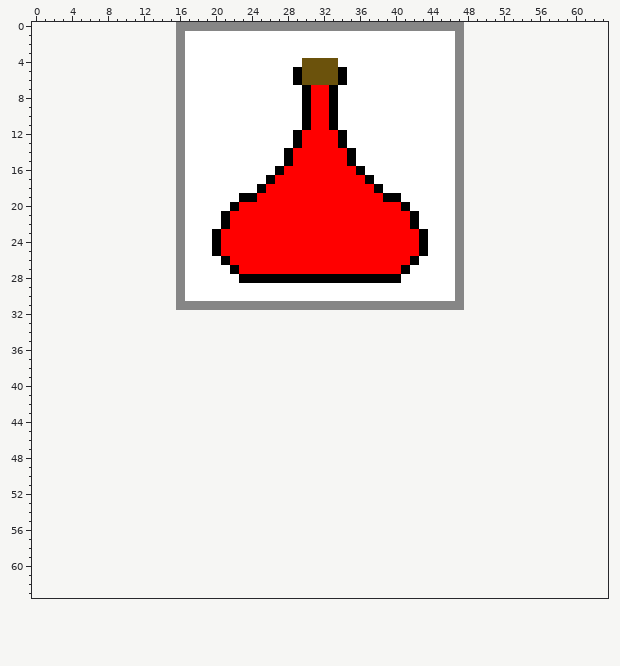
Pixel-art sprite, stored at potion.png. The picture above was drawn from the file before the commit.
The file is 32x32 pixels. Colours within 5 levels of each other are drawn and written as one. The old version is drawn lined up with the new one, on the new canvas.
And afterwards:
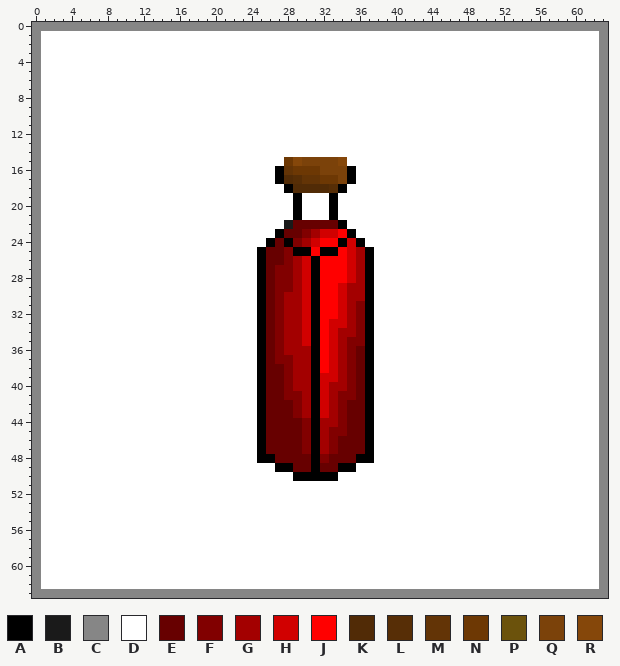
Palette (. is transparent): A #000000  B #1a1a1a  C #868686  D #ffffff  E #670000  F #810000  G #a30000  H #d10000  J #ff0000  K #512b06  L #572e06  M #633406  N #6d3804  P #6b520c  Q #7b420a  R #85470a
Edits made:
canvas 32x32 -> 64x64, the old top-left corner now at 16,0
Changed rows in their new state; - is an unchanged pixel.
first column x 0:
 0 CCCCCCCCCCCCCCCC--------------------------------CCCCCCCCCCCCCCCC
 1 CDDDDDDDDDDDDDDDD------------------------------DDDDDDDDDDDDDDDDC
 2 CDDDDDDDDDDDDDDDD------------------------------DDDDDDDDDDDDDDDDC
 3 CDDDDDDDDDDDDDDDD------------------------------DDDDDDDDDDDDDDDDC
 4 CDDDDDDDDDDDDDDDD-------------DDDD-------------DDDDDDDDDDDDDDDDC
 5 CDDDDDDDDDDDDDDDD------------DDDDDD------------DDDDDDDDDDDDDDDDC
 6 CDDDDDDDDDDDDDDDD------------DDDDDD------------DDDDDDDDDDDDDDDDC
 7 CDDDDDDDDDDDDDDDD-------------DDDD-------------DDDDDDDDDDDDDDDDC
 8 CDDDDDDDDDDDDDDDD-------------DDDD-------------DDDDDDDDDDDDDDDDC
 9 CDDDDDDDDDDDDDDDD-------------DDDD-------------DDDDDDDDDDDDDDDDC
10 CDDDDDDDDDDDDDDDD-------------DDDD-------------DDDDDDDDDDDDDDDDC
11 CDDDDDDDDDDDDDDDD-------------DDDD-------------DDDDDDDDDDDDDDDDC
12 CDDDDDDDDDDDDDDDD------------DDDDDD------------DDDDDDDDDDDDDDDDC
13 CDDDDDDDDDDDDDDDD------------DDDDDD------------DDDDDDDDDDDDDDDDC
14 CDDDDDDDDDDDDDDDD-----------DDDDDDDD-----------DDDDDDDDDDDDDDDDC
15 CDDDDDDDDDDDDDDDD-----------NRQQQQRD-----------DDDDDDDDDDDDDDDDC
16 CDDDDDDDDDDDDDDDD-----------MNNNQQQAD----------DDDDDDDDDDDDDDDDC
17 CDDDDDDDDDDDDDDDD---------DAKLMMNNQADD---------DDDDDDDDDDDDDDDDC
18 CDDDDDDDDDDDDDDDD--------DDDAKKKKLADDDD--------DDDDDDDDDDDDDDDDC
19 CDDDDDDDDDDDDDDDD------DDDDDDADDDADDDDDDD------DDDDDDDDDDDDDDDDC
20 CDDDDDDDDDDDDDDDD-----DDDDDDDADDDADDDDDDDD-----DDDDDDDDDDDDDDDDC
21 CDDDDDDDDDDDDDDDD----DDDDDDDDADDDADDDDDDDDD----DDDDDDDDDDDDDDDDC
22 CDDDDDDDDDDDDDDDD----DDDDDDDBEEEEEADDDDDDDD----DDDDDDDDDDDDDDDDC
23 CDDDDDDDDDDDDDDDD---DDDDDDDAEEFGHH-ADDDDDDDD---DDDDDDDDDDDDDDDDC
24 CDDDDDDDDDDDDDDDD---DDDDDDAEAFGH--AHADDDDDDD---DDDDDDDDDDDDDDDDC
25 CDDDDDDDDDDDDDDDD---DDDDDAEEFAA-AA-HGADDDDDD---DDDDDDDDDDDDDDDDC
26 CDDDDDDDDDDDDDDDD----DDDDAEEFGHA---HGADDDDD----DDDDDDDDDDDDDDDDC
27 CDDDDDDDDDDDDDDDD-----DDDAEFFGHA---HGADDDD-----DDDDDDDDDDDDDDDDC
28 CDDDDDDDDDDDDDDDD------DD-EFFGH-JJJHG-DDD------DDDDDDDDDDDDDDDDC
29 CDDDDDDDDDDDDDDDD--------AEFFGHAJJHGGA---------DDDDDDDDDDDDDDDDC
30 CDDDDDDDDDDDDDDDD--------AEFGGHAJJHGGA---------DDDDDDDDDDDDDDDDC
31 CDDDDDDDDDDDDDDDDDDDDDDDDAEFGGHAJJHGFADDDDDDDDDDDDDDDDDDDDDDDDDC
32 CDDDDDDDDDDDDDDDDDDDDDDDDAEFGGHAJJHGFADDDDDDDDDDDDDDDDDDDDDDDDDC
33 CDDDDDDDDDDDDDDDDDDDDDDDDAEFGGHAJHHGFADDDDDDDDDDDDDDDDDDDDDDDDDC
34 CDDDDDDDDDDDDDDDDDDDDDDDDAEFGGHAJHGGFADDDDDDDDDDDDDDDDDDDDDDDDDC
35 CDDDDDDDDDDDDDDDDDDDDDDDDAEFGGHAJHGFFADDDDDDDDDDDDDDDDDDDDDDDDDC
36 CDDDDDDDDDDDDDDDDDDDDDDDDAEFGGGAJHGFEADDDDDDDDDDDDDDDDDDDDDDDDDC
37 CDDDDDDDDDDDDDDDDDDDDDDDDAEFFGGAJHGFEADDDDDDDDDDDDDDDDDDDDDDDDDC
38 CDDDDDDDDDDDDDDDDDDDDDDDDAEEFGGAJHGFEADDDDDDDDDDDDDDDDDDDDDDDDDC
39 CDDDDDDDDDDDDDDDDDDDDDDDDAEEFGGAHHGFEADDDDDDDDDDDDDDDDDDDDDDDDDC
40 CDDDDDDDDDDDDDDDDDDDDDDDDAEEFGGAHGGFEADDDDDDDDDDDDDDDDDDDDDDDDDC
41 CDDDDDDDDDDDDDDDDDDDDDDDDAEEFFGAHGFFEADDDDDDDDDDDDDDDDDDDDDDDDDC
42 CDDDDDDDDDDDDDDDDDDDDDDDDAEEEFGAHGFEEADDDDDDDDDDDDDDDDDDDDDDDDDC
43 CDDDDDDDDDDDDDDDDDDDDDDDDAEEEFGAHGFEEADDDDDDDDDDDDDDDDDDDDDDDDDC
44 CDDDDDDDDDDDDDDDDDDDDDDDDAEEEEFAGGFEEADDDDDDDDDDDDDDDDDDDDDDDDDC
45 CDDDDDDDDDDDDDDDDDDDDDDDDAEEEEFAGFFEEADDDDDDDDDDDDDDDDDDDDDDDDDC
46 CDDDDDDDDDDDDDDDDDDDDDDDDAEEEEFAGFEEEADDDDDDDDDDDDDDDDDDDDDDDDDC
47 CDDDDDDDDDDDDDDDDDDDDDDDDAEEEEFAGFEEEADDDDDDDDDDDDDDDDDDDDDDDDDC
48 CDDDDDDDDDDDDDDDDDDDDDDDDAAEEEEAFEEEAADDDDDDDDDDDDDDDDDDDDDDDDDC
49 CDDDDDDDDDDDDDDDDDDDDDDDDDDAAEEAEEAADDDDDDDDDDDDDDDDDDDDDDDDDDDC
50 CDDDDDDDDDDDDDDDDDDDDDDDDDDDDAAAAADDDDDDDDDDDDDDDDDDDDDDDDDDDDDC
51 CDDDDDDDDDDDDDDDDDDDDDDDDDDDDDDDDDDDDDDDDDDDDDDDDDDDDDDDDDDDDDDC
52 CDDDDDDDDDDDDDDDDDDDDDDDDDDDDDDDDDDDDDDDDDDDDDDDDDDDDDDDDDDDDDDC
53 CDDDDDDDDDDDDDDDDDDDDDDDDDDDDDDDDDDDDDDDDDDDDDDDDDDDDDDDDDDDDDDC
54 CDDDDDDDDDDDDDDDDDDDDDDDDDDDDDDDDDDDDDDDDDDDDDDDDDDDDDDDDDDDDDDC
55 CDDDDDDDDDDDDDDDDDDDDDDDDDDDDDDDDDDDDDDDDDDDDDDDDDDDDDDDDDDDDDDC
56 CDDDDDDDDDDDDDDDDDDDDDDDDDDDDDDDDDDDDDDDDDDDDDDDDDDDDDDDDDDDDDDC
57 CDDDDDDDDDDDDDDDDDDDDDDDDDDDDDDDDDDDDDDDDDDDDDDDDDDDDDDDDDDDDDDC
58 CDDDDDDDDDDDDDDDDDDDDDDDDDDDDDDDDDDDDDDDDDDDDDDDDDDDDDDDDDDDDDDC
59 CDDDDDDDDDDDDDDDDDDDDDDDDDDDDDDDDDDDDDDDDDDDDDDDDDDDDDDDDDDDDDDC
60 CDDDDDDDDDDDDDDDDDDDDDDDDDDDDDDDDDDDDDDDDDDDDDDDDDDDDDDDDDDDDDDC
61 CDDDDDDDDDDDDDDDDDDDDDDDDDDDDDDDDDDDDDDDDDDDDDDDDDDDDDDDDDDDDDDC
62 CDDDDDDDDDDDDDDDDDDDDDDDDDDDDDDDDDDDDDDDDDDDDDDDDDDDDDDDDDDDDDDC
63 CCCCCCCCCCCCCCCCCCCCCCCCCCCCCCCCCCCCCCCCCCCCCCCCCCCCCCCCCCCCCCCC
Pixel boxes of the changes (left, top, right, bottom) in both pictures:
changed: (32, 22, 608, 598)
